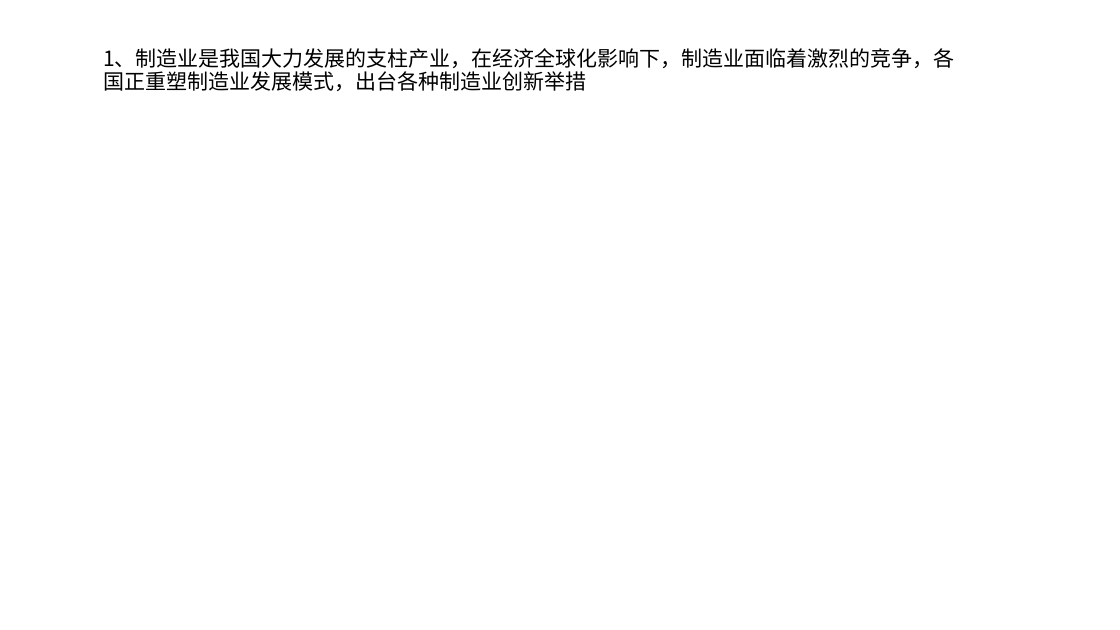
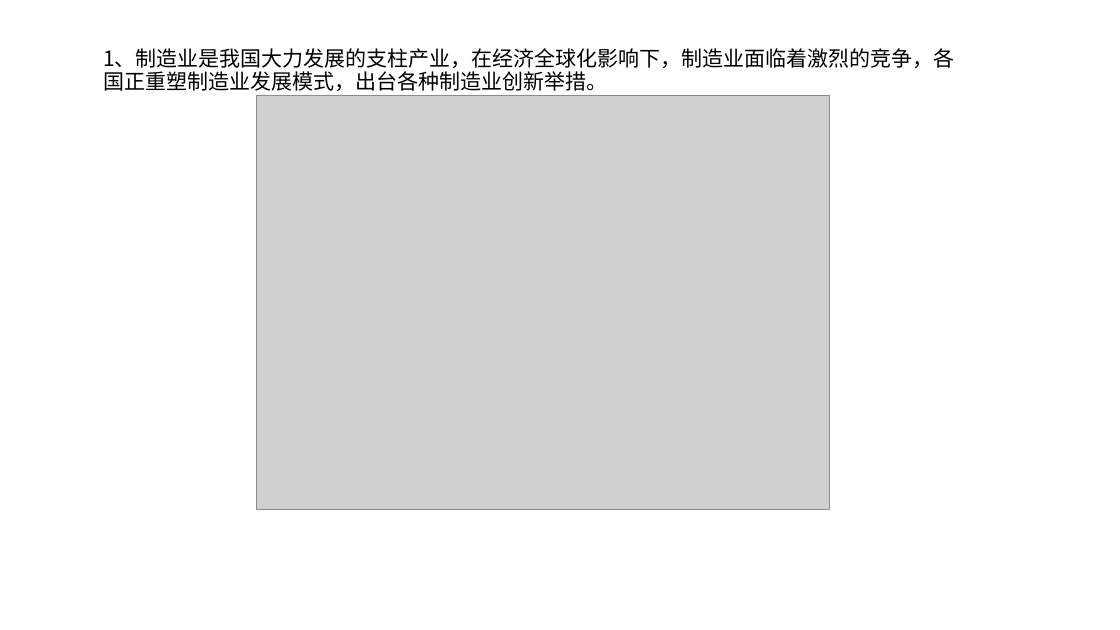
Before and after one commit to WeileLiang/FinalPro, a slide deck: slide 3 of 毕业答辩PPT/新建 Microsoft PowerPoint 演示文稿.pptx. Drawn at 1120x630 pixels with LibreOffice and Linux fonts; fonts in the diff are those of the drawing; grey boxes stand for pictures. Boxes give left, top, right and bottom in pixels: in the first picture for what was removed or moved away, otherwise in the second. Text is boxed around its words. In the diff, an @@ line names an element or a change of style, - is before the commit and + after.

```diff
--- a/毕业答辩PPT/新建 Microsoft PowerPoint 演示文稿.pptx
+++ b/毕业答辩PPT/新建 Microsoft PowerPoint 演示文稿.pptx
@@ subtitle at bbox=[103, 48, 955, 91]: text changed @@
-1、制造业是我国大力发展的支柱产业，在经济全球化影响下，制造业面临着激烈的竞争，各国正重塑制造业发展模式，出台各种制造业创新举措
+1、制造业是我国大力发展的支柱产业，在经济全球化影响下，制造业面临着激烈的竞争，各国正重塑制造业发展模式，出台各种制造业创新举措。
@@ picture added at bbox=[257, 96, 829, 510] @@
```
Also in this commit, not shown: 2 slides added, 18 other files.
